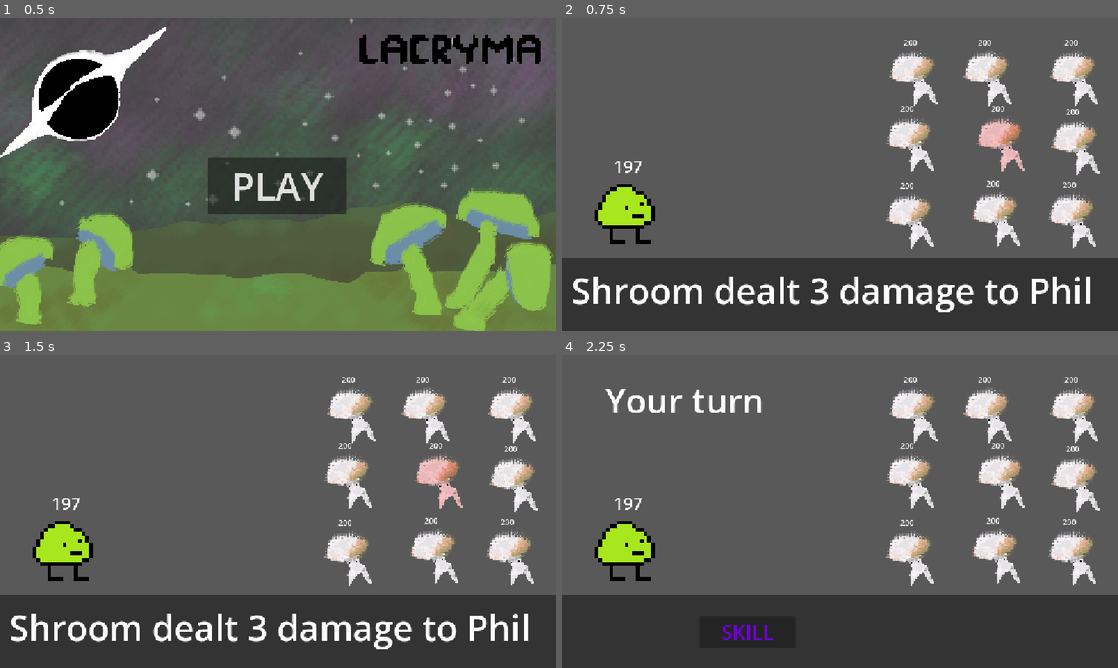
Above: before the commit, frames 1-4 (two rows, left to right).
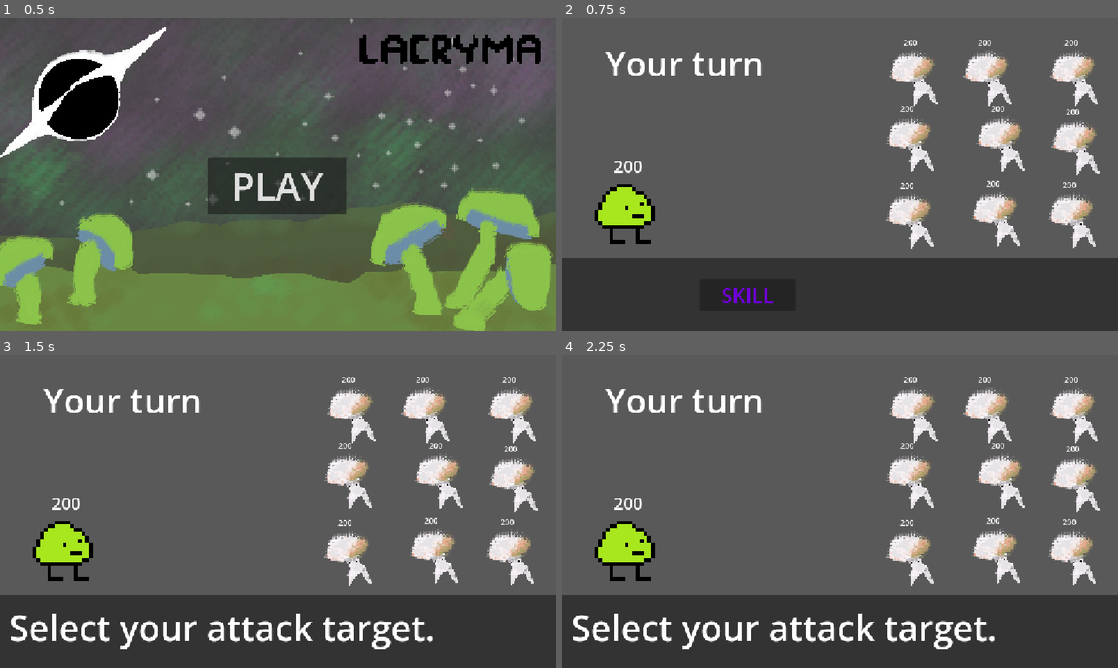
Above: after the commit, the same moments.

Repository: sluush1/LACRYMA
Game: Godot game, scene res://Scenes/Main.tscn
Two runs of this game, one before a commit and one after it. Both use one fixed random seed, a clock stepped at 60 frames per second and the inputs below.
Inputs (mouse positions are in pixels of both pictures, inside the frame that each line leads up to):
- Up to frame 1 (0.5 s): no input
- Up to frame 2 (0.75 s): click "PLAY" at 0.5 s
- Up to frame 3 (1.5 s): click (183, 633) at 1.25 s, where only the run after the commit has a clickable "SKILL"
- Up to frame 4 (2.25 s): tap Enter (ui_accept) at 2 s; move the mouse to (962, 495) at 2.02 s; hold Right (ui_right) from 2.03 s (still down); hold Space (something) from 2.03 s (still down); click (962, 495) at 2.17 s

Frame 1 is identical in both runs. In frame 2, 4.5% of the frame differs, in the area x 2-95%, y 10-94%; in frame 3, 4.8%, in the area x 5-95%, y 10-94%; in frame 4, 2.6%.

Commit message:
Made battles easier to work with

Diff:
--- a/Code/battle.gd
+++ b/Code/battle.gd
@@ -6,7 +6,7 @@
 @onready var turnLabel = $"turnLabel"
 @onready var spawnPoints: Node = $enemySpawn
 @export var enemyPrint: PackedScene
-var max = 100;
+var mx = 100;
 var select = false;
 var enemyAmount = 9
 var highestSpeed
@@ -37,7 +37,7 @@
 
 
 # Called every frame. 'delta' is the elapsed time since the previous frame.
-func _process(delta: float) -> void:
+func _process(_delta: float) -> void:
 	pass
 
 
@@ -57,11 +57,11 @@
 
 func determineMeter() -> void:
 	enemyTurn.clear()
-	while EnemyList.any(func(enemy): return enemy.meter < max):
+	while EnemyList.any(func(enemy): return enemy.meter < mx):
 		for i in EnemyList.size():
 			EnemyList[i].meter += EnemyList[i].speed
 	for i in EnemyList.size():
-		if EnemyList[i].meter >= 100:
+		if EnemyList[i].meter >= mx:
 			enemyTurn.append(EnemyList[i])
 	enemyTurn.shuffle()
 	enemyTurn.sort_custom(func(a,b):
@@ -97,3 +97,5 @@
 	turnLabel.hide()
 	ttext.text = "You Win!"
 	attack.hide()
+	await interact
+	Manage.stopFighting()
--- a/Code/button.gd
+++ b/Code/button.gd
@@ -2,7 +2,6 @@
 
 
 @onready var phil = $"../PhilTEST"
-signal endTurn;
 var battle;
 # Called when the node enters the scene tree for the first time.
 func _ready() -> void:
@@ -10,5 +9,5 @@
 
 
 # Called every frame. 'delta' is the elapsed time since the previous frame.
-func _process(delta: float) -> void:
+func _process(_delta: float) -> void:
 	pass
--- a/Code/hp_label.gd
+++ b/Code/hp_label.gd
@@ -7,5 +7,5 @@
 
 
 # Called every frame. 'delta' is the elapsed time since the previous frame.
-func _process(delta: float) -> void:
+func _process(_delta: float) -> void:
 	text = str(word)
--- a/Scenes/main.gd
+++ b/Code/main.gd
@@ -1,5 +1,7 @@
 extends Node2D
 @export var start: PackedScene
+@export var enemyCount: int = 9
+
 
 # Called when the node enters the scene tree for the first time.
 func _ready() -> void:
@@ -7,9 +9,9 @@
 
 
 # Called every frame. 'delta' is the elapsed time since the previous frame.
-func _process(delta: float) -> void:
+func process(_delta: float) -> void:
 	pass
 
 
 func _on_button_pressed() -> void:
-	get_tree().change_scene_to_packed(start) # Replace with function body.
+	Manage.fight(start, enemyCount) # Replace with function body.
--- /dev/null
+++ b/Code/manage.gd
@@ -0,0 +1,33 @@
+extends Node
+
+var world: Node = null;
+
+
+
+# Called when the node enters the scene tree for the first time.
+func _ready() -> void:
+	pass # Replace with function body.
+
+
+# Called every frame. 'delta' is the elapsed time since the previous frame.
+func _process(_delta: float) -> void:
+	pass
+
+func fight(battle: PackedScene, amt: int):
+	var tree = get_tree();
+	world = tree.current_scene
+	tree.root.remove_child(world)
+	var battle_instance = battle.instantiate()
+	battle_instance.enemyAmount = amt
+	tree.root.add_child(battle_instance)
+	tree.current_scene = battle_instance
+
+func stopFighting():
+	if world == null:
+		return
+
+	var tree = get_tree()
+	tree.current_scene.queue_free()
+	tree.root.add_child(world)
+	tree.current_scene = world
+	world = null
--- a/Code/phil_test.gd
+++ b/Code/phil_test.gd
@@ -3,7 +3,7 @@
 @onready var button = $"../AttackButton"
 @onready var hp = $"../philHP"
 
-var speed = 8;
+var speed = 101;
 var health = 200;
 var meter = 0;
 var attack = 500;
@@ -17,7 +17,7 @@
 
 
 # Called every frame. 'delta' is the elapsed time since the previous frame.
-func _process(delta: float) -> void:
+func _process(_delta: float) -> void:
 	hp.text = str(health);
 
 func turn():
--- a/Code/turn_label.gd
+++ b/Code/turn_label.gd
@@ -8,5 +8,5 @@
 
 
 # Called every frame. 'delta' is the elapsed time since the previous frame.
-func _process(delta: float) -> void:
+func _process(_delta: float) -> void:
 	pass#text = str(phil.meter) + " " + str(whill.meter)
--- a/Code/whill_test.gd
+++ b/Code/whill_test.gd
@@ -20,7 +20,7 @@
 
 
 # Called every frame. 'delta' is the elapsed time since the previous frame.
-func _process(delta: float) -> void:
+func _process(_delta: float) -> void:
 	if is_instance_valid(hp):
 		hp.word = health
 
@@ -39,7 +39,7 @@
 	meter = 0;
 	battle.hurt(self, battle.phil)
 
-func _on_area_2d_input_event(viewport: Node, event: InputEvent, shape_idx: int) -> void:
+func _on_area_2d_input_event(_viewport: Node, event: InputEvent, _shape_idx: int) -> void:
 	if event is InputEventMouseButton and event.pressed and event.button_index == MOUSE_BUTTON_LEFT:
 		if battle.select:
 			battle.hurt(battle.phil, self)
--- a/Scenes/Main.tscn
+++ b/Scenes/Main.tscn
@@ -1,6 +1,6 @@
 [gd_scene format=3 uid="uid://bihmueb8lyy2e"]
 
-[ext_resource type="Script" uid="uid://yqrpmuamk86d" path="res://Scenes/main.gd" id="1_kln2b"]
+[ext_resource type="Script" uid="uid://yqrpmuamk86d" path="res://Code/main.gd" id="1_kln2b"]
 [ext_resource type="PackedScene" uid="uid://cn0bccgn81wnu" path="res://Scenes/battle.tscn" id="2_rgh2o"]
 [ext_resource type="Texture2D" uid="uid://bxyysou2n068b" path="res://Art/mainMenu.png" id="3_kln2b"]
 
--- /dev/null
+++ b/Scenes/map.tscn
@@ -0,0 +1,8 @@
+[gd_scene format=3 uid="uid://dp56wcxq0oq5b"]
+
+[node name="Map" type="Node2D" unique_id=2047836818]
+
+[node name="ColorRect" type="ColorRect" parent="." unique_id=252669371]
+offset_right = 1152.0
+offset_bottom = 648.0
+color = Color(0, 0, 0, 1)
--- a/project.godot
+++ b/project.godot
@@ -13,6 +13,10 @@
 config/name="LACRYMA"
 run/main_scene="uid://bihmueb8lyy2e"
 config/features=PackedStringArray("4.7", "Forward Plus")
+
+[autoload]
+
+Manage="*uid://mp704s4aqvek"
 
 [display]
 
Renamed: Scenes/main.gd.uid -> Code/main.gd.uid
Not shown, added: Code/manage.gd.uid
